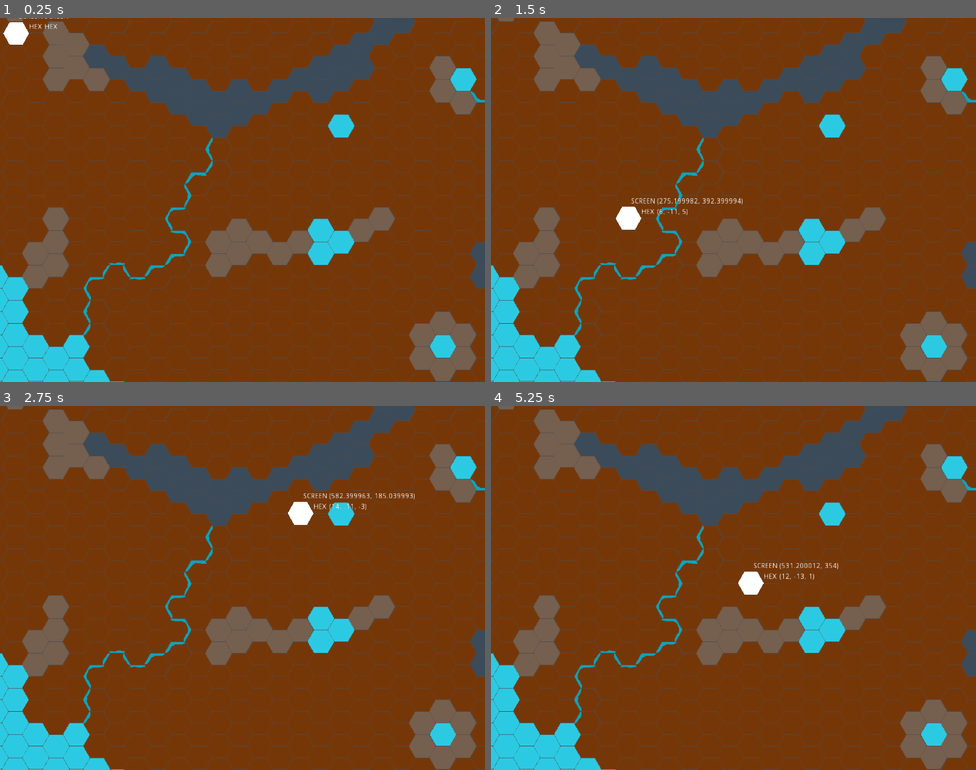
Above: before the commit, frames 1-4 (two rows, left to right).
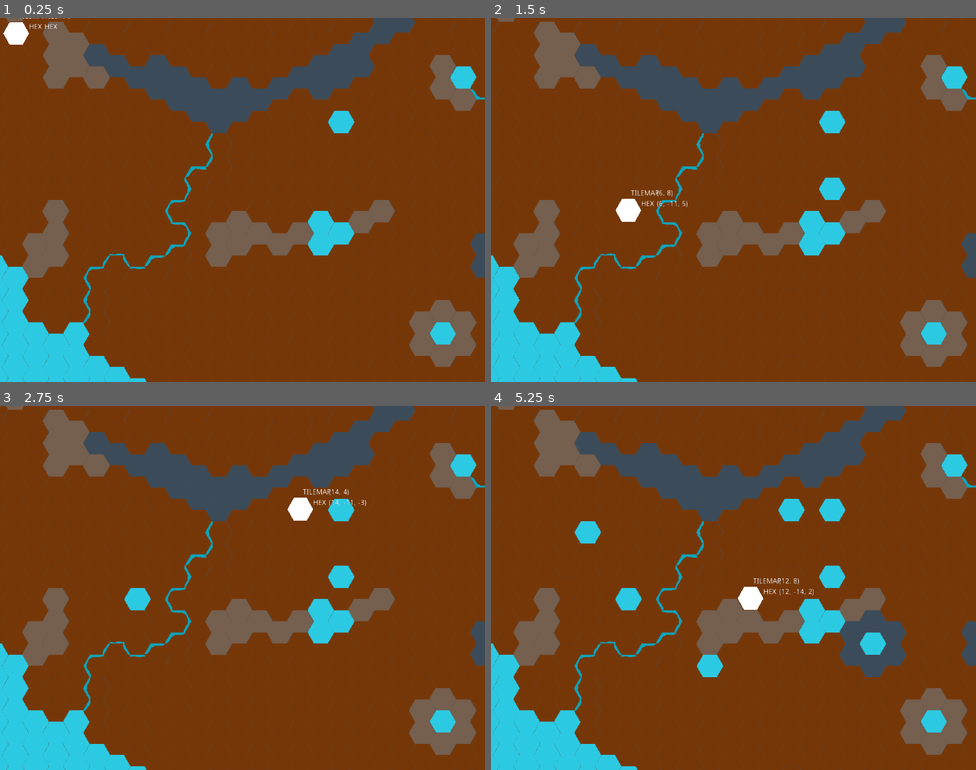
Above: after the commit, the same moments.

Repository: db0/godot-hexgrid_tileset_demo
Game: Godot game, scene res://Map.tscn
Two runs of this game, one before a commit and one after it. Both use one fixed random seed, a clock stepped at 60 frames per second and the inputs below.
Inputs (mouse positions are in pixels of both pictures, inside the frame that each line leads up to):
- Up to frame 1 (0.25 s): no input
- Up to frame 2 (1.5 s): tap Enter at 0.5 s; move the mouse to (840, 181) at 0.52 s; tap Space (ui_select) at 0.77, 1.25 s; move the mouse to (636, 218) at 1.27 s
- Up to frame 3 (2.75 s): tap Space (ui_select) at 1.52 s; tap Enter at 2 s; move the mouse to (291, 507) at 2.02 s
- Up to frame 4 (5.25 s): tap Space (ui_select) at 2.75, 3.02, 3.77, 4.52, 5 s; move the mouse to (709, 660) at 2.77 s; tap Enter at 3.5 s; move the mouse to (879, 642) at 3.52 s; tap Escape (ui_cancel) at 4.15 s; move the mouse to (588, 533) at 4.27 s; move the mouse to (757, 588) at 5.02 s

The runs differ from the first frame. In frame 1, 11% of the frame differs, in the area x 0-100%, y 0-100%; in frame 2, 12%; in frame 3, 12%; in frame 4, 14%.
Error before the commit: Invalid get index 'position' (on base: 'InputEventKey'). (res://Map.gd:18)

Commit message:
Switched to using godot build-in tilemap functions for figuring  hex position
Started using more typing
Made HexMap inherited by the Map, instead of an external class.

Diff:
--- a/HexCell.gd
+++ b/HexCell.gd
@@ -61,10 +61,9 @@
 
 """
 extends Resource
+class_name HexCell
 #warning-ignore-all:unused_class_variable
 
-# We use unit-size flat-topped hexes
-const size = Vector2(1, sqrt(3)/2)
 # Directions of neighbouring cells
 const DIR_N = Vector3(0, 1, -1)
 const DIR_NE = Vector3(1, 0, -1)
@@ -76,13 +75,13 @@
 
 
 # Cube coords are canonical
-var cube_coords = Vector3(0, 0, 0) setget set_cube_coords, get_cube_coords
+var cube_coords: Vector3 = Vector3(0, 0, 0) setget set_cube_coords, get_cube_coords
 # but other coord systems can be used
-var axial_coords setget set_axial_coords, get_axial_coords
-var offset_coords setget set_offset_coords, get_offset_coords
-
-
-func _init(coords=null):
+var axial_coords: Vector2 setget set_axial_coords, get_axial_coords
+var offset_coords: Vector2 setget set_offset_coords, get_offset_coords
+
+
+func _init(coords=null) -> void:
 	# HexCells can be created with coordinates
 	if coords:
 		self.cube_coords = obj_to_coords(coords)
@@ -98,35 +97,42 @@
 	# Returns suitable cube coordinates for the given object
 	# The given object can an be one of:
 	# * Vector3 of standard cube coords;
-	# * Vector2 of axial coords;
+	# * Vector2 of offset coords;
 	# * HexCell instance
 	# Any other type of value will return null
 	#
-	# NB that offset coords are NOT supported, as they are
-	# indistinguishable from axial coords.
+	# NB that axial coords are NOT supported, as they are
+	# indistinguishable from offset coords.
 
 	if typeof(val) == TYPE_VECTOR3:
 		return val
 	elif typeof(val) == TYPE_VECTOR2:
-		return axial_to_cube_coords(val)
+		return offset_to_cube_coords(val)
 	elif typeof(val) == TYPE_OBJECT and val.has_method("get_cube_coords"):
 		return val.get_cube_coords()
 	# Fall through to nothing
 	return
 
-func axial_to_cube_coords(val):
+func axial_to_cube_coords(val) -> Vector3:
 	# Returns the Vector3 cube coordinates for an axial Vector2
 	var x = val.x
 	var y = val.y
 	return Vector3(x, y, -x - y)
 
-func round_coords(val):
+func offset_to_cube_coords(val) -> Vector3:
+	# Returns the Vector3 cube coordinates for an offset Vector2
+	var x = int(val.x)
+	var z = int(val.y) - (x - (x & 1)) / 2
+	var y = -x-z
+	return Vector3(x, y, z)
+
+func round_coords(val) -> Vector3:
 	# Rounds floaty coordinate to the nearest whole number cube coords
 	if typeof(val) == TYPE_VECTOR2:
 		val = axial_to_cube_coords(val)
 
 	# Straight round them
-	var rounded = Vector3(round(val.x), round(val.y), round(val.z))
+	var rounded: Vector3 = Vector3(round(val.x), round(val.y), round(val.z))
 
 	# But recalculate the one with the largest diff so that x+y+z=0
 	var diffs = (rounded - val).abs()
@@ -140,33 +146,33 @@
 	return rounded
 
 
-func get_cube_coords():
+func get_cube_coords() -> Vector3:
 	# Returns a Vector3 of the cube coordinates
 	return cube_coords
 
-func set_cube_coords(val):
+func set_cube_coords(val) -> void:
 	# Sets the position from a Vector3 of cube coordinates
 	if abs(val.x + val.y + val.z) > 0.0001:
 		print("WARNING: Invalid cube coordinates for hex (x+y+z!=0): ", val)
 		return
 	cube_coords = round_coords(val)
 
-func get_axial_coords():
+func get_axial_coords() -> Vector2:
 	# Returns a Vector2 of the axial coordinates
 	return Vector2(cube_coords.x, cube_coords.y)
 
-func set_axial_coords(val):
+func set_axial_coords(val) -> void:
 	# Sets position from a Vector2 of axial coordinates
 	set_cube_coords(axial_to_cube_coords(val))
 
-func get_offset_coords():
+func get_offset_coords() -> Vector2:
 	# Returns a Vector2 of the offset coordinates
 	var x = int(cube_coords.x)
 	var z = int(cube_coords.z)
-	var off_z = z + (x - (x & 1)) / 2
-	return Vector2(x, off_z)
-
-func set_offset_coords(val):
+	var y = z + (x - (x & 1)) / 2
+	return Vector2(x, y)
+
+func set_offset_coords(val) -> void:
 	# Sets position from a Vector2 of offset coordinates
 	var x = int(val.x)
 	var y = int(val.y)
@@ -177,34 +183,34 @@
 """
 	Finding our neighbours
 """
-func get_adjacent(dir):
+func get_adjacent(dir) -> HexCell:
 	# Returns a HexCell instance for the given direction from this.
 	# Intended for one of the DIR_* consts, but really any Vector2 or x+y+z==0 Vector3 will do.
 	if typeof(dir) == TYPE_VECTOR2:
 		dir = axial_to_cube_coords(dir)
 	return new_hex(self.cube_coords + dir)
 
-func get_all_adjacent():
+func get_all_adjacent() -> Array:
 	# Returns an array of HexCell instances representing adjacent locations
-	var cells = Array()
+	var cells: Array = Array()
 	for coord in DIR_ALL:
 		cells.append(new_hex(self.cube_coords + coord))
 	return cells
 
-func get_all_within(distance):
+func get_all_within(distance) -> Array:
 	# Returns an array of all HexCell instances within the given distance
-	var cells = Array()
+	var cells: Array = Array()
 	for dx in range(-distance, distance+1):
 		for dy in range(max(-distance, -distance - dx), min(distance, distance - dx) + 1):
 			cells.append(new_hex(self.axial_coords + Vector2(dx, dy)))
 	return cells
 
-func get_ring(distance):
+func get_ring(distance) -> Array:
 	# Returns an array of all HexCell instances at the given distance
 	if distance < 1:
 		return [new_hex(self.cube_coords)]
 	# Start at the top (+y) and walk in a clockwise circle
-	var cells = Array()
+	var cells: Array = Array()
 	var current = new_hex(self.cube_coords + (DIR_N * distance))
 	for dir in [DIR_SE, DIR_S, DIR_SW, DIR_NW, DIR_N, DIR_NE]:
 		for _step in range(distance):
@@ -212,7 +218,7 @@
 			current = current.get_adjacent(dir)
 	return cells
 
-func distance_to(target):
+func distance_to(target) -> int:
 	# Returns the number of hops from this hex to another
 	# Can be passed cube or axial coords, or another HexCell instance
 	target = obj_to_coords(target)
@@ -222,14 +228,14 @@
 			+ abs(cube_coords.z - target.z)
 			) / 2)
 
-func line_to(target):
+func line_to(target) -> Array:
 	# Returns an array of HexCell instances representing
 	# a straight path from here to the target, including both ends
 	target = obj_to_coords(target)
 	# End of our lerp is nudged so it never lands exactly on an edge
 	var nudged_target = target + Vector3(1e-6, 2e-6, -3e-6)
 	var steps = distance_to(target)
-	var path = []
+	var path: Array = []
 	for dist in range(steps):
 		var lerped = cube_coords.linear_interpolate(nudged_target, float(dist) / steps)
 		path.append(new_hex(round_coords(lerped)))
--- a/HexGrid.gd
+++ b/HexGrid.gd
@@ -153,7 +153,9 @@
 		visited every tile it can reach, so try not to path to the impossible.
 
 """
-extends Reference
+extends TileMap
+class_name HexMap
+
 
 var HexCell = preload("./HexCell.gd")
 # Duplicate these from HexCell for ease of access
@@ -164,14 +166,7 @@
 const DIR_SW = Vector3(-1, 0, 1)
 const DIR_NW = Vector3(-1, 1, 0)
 const DIR_ALL = [DIR_N, DIR_NE, DIR_SE, DIR_S, DIR_SW, DIR_NW]
-
-# Allow the user to scale the hex for fake perspective or somesuch
-export(Vector2) var hex_scale = Vector2(1, 1) setget set_hex_scale
-
-var base_hex_size = Vector2(1, sqrt(3)/2)
-var hex_size
-var hex_transform
-var hex_transform_inv
+const hex_size = Vector2(64,64) # We define how big the tiles for our hexes are
 # Pathfinding obstacles {Vector2: cost}
 # A zero cost means impassable
 var path_obstacles = {}
@@ -182,39 +177,22 @@
 var path_bounds = Rect2()
 var path_cost_default = 1.0
 
-
-func _init():
-	set_hex_scale(hex_scale)
-
-
-func set_hex_scale(scale):
-	# We need to recalculate some stuff when projection scale changes
-	hex_scale = scale
-	hex_size = base_hex_size * hex_scale
-	hex_transform = Transform2D(
-		Vector2(hex_size.x * 3/4, -hex_size.y / 2),
-		Vector2(0, -hex_size.y),
-		Vector2(0, 0)
-	)
-	hex_transform_inv = hex_transform.affine_inverse()
-
-
 """
 	Converting between hex-grid and 2D spatial coordinates
 """
-func get_hex_center(hex):
-	# Returns hex's centre position on the projection plane
+func get_hex_center(hex: HexCell) -> Vector2:
+	# Returns a hex's centre position on the projection plane
 	hex = HexCell.new(hex)
-	return hex_transform * hex.axial_coords
-
-func get_hex_at(coords):
+	return map_to_world(hex.get_offset_coords()) + hex_size/2
+
+func get_hex_at(coords) -> HexCell:
 	# Returns a HexCell at the given Vector2/3 on the projection plane
 	# If the given value is a Vector3, its x,z coords will be used
 	if typeof(coords) == TYPE_VECTOR3:
 		coords = Vector2(coords.x, coords.z)
-	return HexCell.new(hex_transform_inv * coords)
-
-func get_hex_center3(hex, y=0):
+	return HexCell.new(coords)
+
+func get_hex_center3(hex, y=0) -> Vector3:
 	# Returns hex's centre position as a Vector3
 	var coords = get_hex_center(hex)
 	return Vector3(coords.x, y, coords.y)
@@ -329,12 +307,12 @@
 	return cost
 
 
-func get_path(start, goal, exceptions=[]):
-	# DEPRECATED!
-	# The function `get_path` is used by Godot for something completely different,
-	# so we renamed it here to `find_path`.
-	push_warning("HexGrid.get_path has been deprecated, use find_path instead.")
-	return find_path(start, goal, exceptions)
+#func get_path(start, goal, exceptions=[]):
+#	# DEPRECATED!
+#	# The function `get_path` is used by Godot for something completely different,
+#	# so we renamed it here to `find_path`.
+#	push_warning("HexGrid.get_path has been deprecated, use find_path instead.")
+#	return find_path(start, goal, exceptions)
 
 func find_path(start, goal, exceptions=[]):
 	# Light a starry path from the start to the goal, inclusive
--- a/HexGrid.tscn
+++ b/HexGrid.tscn
@@ -24,14 +24,17 @@
 margin_top = -39.0
 margin_right = 52.0
 margin_bottom = -25.0
-text = "SCREEN"
+text = "TILEMAP"
+__meta__ = {
+"_edit_use_anchors_": false
+}
 
 [node name="AreaCoords" type="Label" parent="Area2D/Highlight"]
 margin_left = 55.0
 margin_top = -39.0
 margin_right = 105.0
 margin_bottom = -25.0
-text = "SCREEN"
+text = "TILEMAP"
 
 [node name="Label2" type="Label" parent="Area2D/Highlight"]
 margin_left = 25.0
--- a/Map.gd
+++ b/Map.gd
@@ -1,22 +1,18 @@
-extends TileMap
+extends HexMap
 
-# Declare member variables here. Examples:
-# var a = 2
-# var b = "text"
-var HexGrid = preload("./HexGrid.gd").new()
-
-# Called when the node enters the scene tree for the first time.
-func _ready():
-	HexGrid.hex_scale = Vector2(57.4, 56.7) # Scale found via trial and error :)
-
-# Called every frame. 'delta' is the elapsed time since the previous frame.
-#func _process(delta):
-#	pass
-
-func _unhandled_input(event):
+func _unhandled_input(event) -> void:
 	# A simple code to show how to you can manipulate hexes using the mouse.
-	var relative_pos = $"HexGrid/Area2D".transform.affine_inverse() * event.position
-	var hexCell = HexGrid.get_hex_at(relative_pos)
+	var mouse_offset: Vector2 = Vector2(-11,-6)
+		# Due to the compressed cells of the TileMap (in order to make the hexes appear to border each other)
+		# the mouse cursor appears to move the highlight hex too early on neighboring hexes
+		# This setting allows the mouse cursor to move the highlight hex a bit closer to their actual visible hex borders.
+		# In any case however, this cannot be perfect as the godot only understands square dimentions for the tilemap.
+	var grid_pos: Vector2 = world_to_map(get_global_mouse_position() + mouse_offset)
+		# The tilemap position of approximately where the mouse cursos if pointing at.
+	var hexCell: HexCell = get_hex_at(grid_pos)
+		# We create a new hex cell object at the mouse position from which we can grab hexmap coordinates
+	var hexWorldPos: Vector2 = map_to_world(hexCell.get_offset_coords())
+		# The objective position on the viewport of the starting point of the tile on which this hex is drawn.
 	if event.is_action_pressed("ui_select"):
 		# Left-click converts current hex to Water.
 		self.set_cellv(hexCell.offset_coords, 19)
@@ -24,3 +20,5 @@
 		# Right-click, converts everyone adjacent to current hex to Mountains
 		for neighbourHex in hexCell.get_all_adjacent():
 			self.set_cellv(neighbourHex.offset_coords, 1)
+	$HexGrid/Area2D.update_labels(grid_pos,hexCell.get_cube_coords(),hexWorldPos)
+		# Update the highlight label with the location of the hex on the godot tilemap and the hexmap
--- a/Map.tscn
+++ b/Map.tscn
@@ -17,6 +17,10 @@
 0/tile_mode = 0
 0/occluder_offset = Vector2( 0, 0 )
 0/navigation_offset = Vector2( 0, 0 )
+0/shape_offset = Vector2( 0, 0 )
+0/shape_transform = Transform2D( 1, 0, 0, 1, 0, 0 )
+0/shape_one_way = false
+0/shape_one_way_margin = 0.0
 0/shapes = [  ]
 0/z_index = 0
 1/name = "Mountains.png 1"
@@ -27,6 +31,10 @@
 1/tile_mode = 0
 1/occluder_offset = Vector2( 0, 0 )
 1/navigation_offset = Vector2( 0, 0 )
+1/shape_offset = Vector2( 0, 0 )
+1/shape_transform = Transform2D( 1, 0, 0, 1, 0, 0 )
+1/shape_one_way = false
+1/shape_one_way_margin = 0.0
 1/shapes = [  ]
 1/z_index = 0
 2/name = "LakeBed.png 2"
@@ -37,6 +45,10 @@
 2/tile_mode = 0
 2/occluder_offset = Vector2( 0, 0 )
 2/navigation_offset = Vector2( 0, 0 )
+2/shape_offset = Vector2( 0, 0 )
+2/shape_transform = Transform2D( 1, 0, 0, 1, 0, 0 )
+2/shape_one_way = false
+2/shape_one_way_margin = 0.0
 2/shapes = [  ]
 2/z_index = 0
 3/name = "PlainsRivers.png 3"
@@ -47,6 +59,10 @@
 3/tile_mode = 0
 3/occluder_offset = Vector2( 0, 0 )
 3/navigation_offset = Vector2( 0, 0 )
+3/shape_offset = Vector2( 0, 0 )
+3/shape_transform = Transform2D( 1, 0, 0, 1, 0, 0 )
+3/shape_one_way = false
+3/shape_one_way_margin = 0.0
 3/shapes = [  ]
 3/z_index = 0
 4/name = "PlainsRivers.png 4"
@@ -57,6 +73,10 @@
 4/tile_mode = 0
 4/occluder_offset = Vector2( 0, 0 )
 4/navigation_offset = Vector2( 0, 0 )
+4/shape_offset = Vector2( 0, 0 )
+4/shape_transform = Transform2D( 1, 0, 0, 1, 0, 0 )
+4/shape_one_way = false
+4/shape_one_way_margin = 0.0
 4/shapes = [  ]
 4/z_index = 0
 5/name = "PlainsRivers.png 5"
@@ -67,6 +87,10 @@
 5/tile_mode = 0
 5/occluder_offset = Vector2( 0, 0 )
 5/navigation_offset = Vector2( 0, 0 )
+5/shape_offset = Vector2( 0, 0 )
+5/shape_transform = Transform2D( 1, 0, 0, 1, 0, 0 )
+5/shape_one_way = false
+5/shape_one_way_margin = 0.0
 5/shapes = [  ]
 5/z_index = 0
 6/name = "PlainsRivers.png 6"
@@ -77,6 +101,10 @@
 6/tile_mode = 0
 6/occluder_offset = Vector2( 0, 0 )
 6/navigation_offset = Vector2( 0, 0 )
+6/shape_offset = Vector2( 0, 0 )
+6/shape_transform = Transform2D( 1, 0, 0, 1, 0, 0 )
+6/shape_one_way = false
+6/shape_one_way_margin = 0.0
 6/shapes = [  ]
 6/z_index = 0
 7/name = "PlainsRivers.png 7"
@@ -87,6 +115,10 @@
 7/tile_mode = 0
 7/occluder_offset = Vector2( 0, 0 )
 7/navigation_offset = Vector2( 0, 0 )
+7/shape_offset = Vector2( 0, 0 )
+7/shape_transform = Transform2D( 1, 0, 0, 1, 0, 0 )
+7/shape_one_way = false
+7/shape_one_way_margin = 0.0
 7/shapes = [  ]
 7/z_index = 0
 8/name = "PlainsRivers.png 8"
@@ -97,6 +129,10 @@
 8/tile_mode = 0
 8/occluder_offset = Vector2( 0, 0 )
 8/navigation_offset = Vector2( 0, 0 )
+8/shape_offset = Vector2( 0, 0 )
+8/shape_transform = Transform2D( 1, 0, 0, 1, 0, 0 )
+8/shape_one_way = false
+8/shape_one_way_margin = 0.0
 8/shapes = [  ]
 8/z_index = 0
 9/name = "PlainsRivers.png 9"
@@ -107,6 +143,10 @@
 9/tile_mode = 0
 9/occluder_offset = Vector2( 0, 0 )
 9/navigation_offset = Vector2( 0, 0 )
+9/shape_offset = Vector2( 0, 0 )
+9/shape_transform = Transform2D( 1, 0, 0, 1, 0, 0 )
+9/shape_one_way = false
+9/shape_one_way_margin = 0.0
 9/shapes = [  ]
 9/z_index = 0
 10/name = "PlainsRivers.png 10"
@@ -117,6 +157,10 @@
 10/tile_mode = 0
 10/occluder_offset = Vector2( 0, 0 )
 10/navigation_offset = Vector2( 0, 0 )
+10/shape_offset = Vector2( 0, 0 )
+10/shape_transform = Transform2D( 1, 0, 0, 1, 0, 0 )
+10/shape_one_way = false
+10/shape_one_way_margin = 0.0
 10/shapes = [  ]
 10/z_index = 0
 11/name = "PlainsRivers.png 11"
@@ -127,6 +171,10 @@
 11/tile_mode = 0
 11/occluder_offset = Vector2( 0, 0 )
 11/navigation_offset = Vector2( 0, 0 )
+11/shape_offset = Vector2( 0, 0 )
+11/shape_transform = Transform2D( 1, 0, 0, 1, 0, 0 )
+11/shape_one_way = false
+11/shape_one_way_margin = 0.0
 11/shapes = [  ]
 11/z_index = 0
 12/name = "PlainsRivers.png 12"
@@ -137,6 +185,10 @@
 12/tile_mode = 0
 12/occluder_offset = Vector2( 0, 0 )
 12/navigation_offset = Vector2( 0, 0 )
+12/shape_offset = Vector2( 0, 0 )
+12/shape_transform = Transform2D( 1, 0, 0, 1, 0, 0 )
+12/shape_one_way = false
+12/shape_one_way_margin = 0.0
 12/shapes = [  ]
 12/z_index = 0
 13/name = "PlainsRivers.png 13"
@@ -147,6 +199,10 @@
 13/tile_mode = 0
 13/occluder_offset = Vector2( 0, 0 )
 13/navigation_offset = Vector2( 0, 0 )
+13/shape_offset = Vector2( 0, 0 )
+13/shape_transform = Transform2D( 1, 0, 0, 1, 0, 0 )
+13/shape_one_way = false
+13/shape_one_way_margin = 0.0
 13/shapes = [  ]
 13/z_index = 0
 14/name = "PlainsRivers.png 14"
@@ -157,6 +213,10 @@
 14/tile_mode = 0
 14/occluder_offset = Vector2( 0, 0 )
 14/navigation_offset = Vector2( 0, 0 )
+14/shape_offset = Vector2( 0, 0 )
+14/shape_transform = Transform2D( 1, 0, 0, 1, 0, 0 )
+14/shape_one_way = false
+14/shape_one_way_margin = 0.0
 14/shapes = [  ]
 14/z_index = 0
 15/name = "PlainsRivers.png 15"
@@ -167,6 +227,10 @@
 15/tile_mode = 0
 15/occluder_offset = Vector2( 0, 0 )
 15/navigation_offset = Vector2( 0, 0 )
+15/shape_offset = Vector2( 0, 0 )
+15/shape_transform = Transform2D( 1, 0, 0, 1, 0, 0 )
+15/shape_one_way = false
+15/shape_one_way_margin = 0.0
 15/shapes = [  ]
 15/z_index = 0
 16/name = "PlainsRivers.png 16"
@@ -177,6 +241,10 @@
 16/tile_mode = 0
 16/occluder_offset = Vector2( 0, 0 )
 16/navigation_offset = Vector2( 0, 0 )
+16/shape_offset = Vector2( 0, 0 )
+16/shape_transform = Transform2D( 1, 0, 0, 1, 0, 0 )
+16/shape_one_way = false
+16/shape_one_way_margin = 0.0
 16/shapes = [  ]
 16/z_index = 0
 17/name = "PlainsRivers.png 17"
@@ -187,6 +255,10 @@
 17/tile_mode = 0
 17/occluder_offset = Vector2( 0, 0 )
 17/navigation_offset = Vector2( 0, 0 )
+17/shape_offset = Vector2( 0, 0 )
+17/shape_transform = Transform2D( 1, 0, 0, 1, 0, 0 )
+17/shape_one_way = false
+17/shape_one_way_margin = 0.0
 17/shapes = [  ]
 17/z_index = 0
 18/name = "PlainsRivers.png 18"
@@ -197,6 +269,10 @@
 18/tile_mode = 0
 18/occluder_offset = Vector2( 0, 0 )
 18/navigation_offset = Vector2( 0, 0 )
+18/shape_offset = Vector2( 0, 0 )
+18/shape_transform = Transform2D( 1, 0, 0, 1, 0, 0 )
+18/shape_one_way = false
+18/shape_one_way_margin = 0.0
 18/shapes = [  ]
 18/z_index = 0
 19/name = "Water.png 19"
@@ -207,12 +283,16 @@
 19/tile_mode = 0
 19/occluder_offset = Vector2( 0, 0 )
 19/navigation_offset = Vector2( 0, 0 )
+19/shape_offset = Vector2( 0, 0 )
+19/shape_transform = Transform2D( 1, 0, 0, 1, 0, 0 )
+19/shape_one_way = false
+19/shape_one_way_margin = 0.0
 19/shapes = [  ]
 19/z_index = 0
 
 [node name="Map" type="TileMap"]
 tile_set = SubResource( 1 )
-cell_size = Vector2( 43, 49 )
+cell_size = Vector2( 43, 47 )
 cell_half_offset = 1
 format = 1
 tile_data = PoolIntArray( -65537, 536870912, 0, -1, 536870912, 0, -65536, 2, 0, -65535, 536870912, 0, -65534, 536870912 …(7249 unchanged characters)…
--- a/grid_display.gd
+++ b/grid_display.gd
@@ -1,26 +1,15 @@
 # Script to attach to a node which represents a hex grid
 extends Node2D
-
-var HexGrid = preload("./HexGrid.gd").new()
 
 onready var highlight = get_node("Highlight")
 onready var area_coords = get_node("Highlight/AreaCoords")
 onready var hex_coords = get_node("Highlight/HexCoords")
 
-
-func _ready():
-	HexGrid.hex_scale = Vector2(57.4,56.7)
-
-
-func _unhandled_input(event):
-	if 'position' in event:
-		var relative_pos = self.transform.affine_inverse() * event.position
-		# Display the coords used
+func update_labels(offset: Vector2, cube: Vector3, world_pos: Vector2) -> void:
 		if area_coords != null:
-			area_coords.text = str(relative_pos)
+			area_coords.text = str(offset)
 		if hex_coords != null:
-			hex_coords.text = str(HexGrid.get_hex_at(relative_pos).cube_coords)
-
+			hex_coords.text = str(cube)
 		# Snap the highlight to the nearest grid cell
 		if highlight != null:
-			highlight.position = HexGrid.get_hex_center(HexGrid.get_hex_at(relative_pos))
+			highlight.position = world_pos
--- a/project.godot
+++ b/project.godot
@@ -8,9 +8,20 @@
 
 config_version=4
 
-_global_script_classes=[  ]
+_global_script_classes=[ {
+"base": "Resource",
+"class": "HexCell",
+"language": "GDScript",
+"path": "res://HexCell.gd"
+}, {
+"base": "TileMap",
+"class": "HexMap",
+"language": "GDScript",
+"path": "res://HexGrid.gd"
+} ]
 _global_script_class_icons={
-
+"HexCell": "",
+"HexMap": ""
 }
 
 [application]
